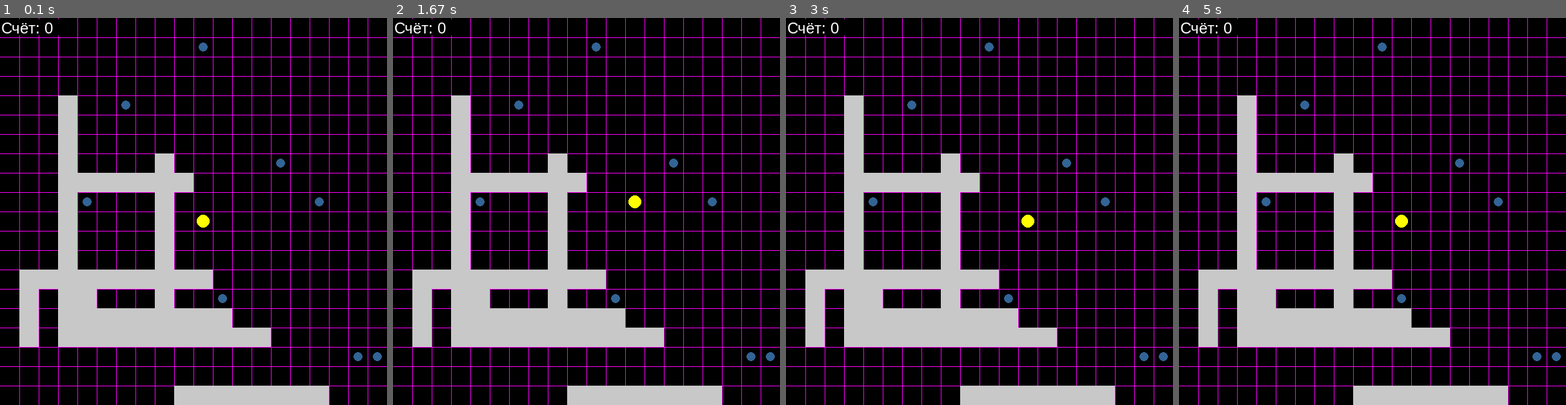
Above: before the commit, frames 1-4 (left to right).
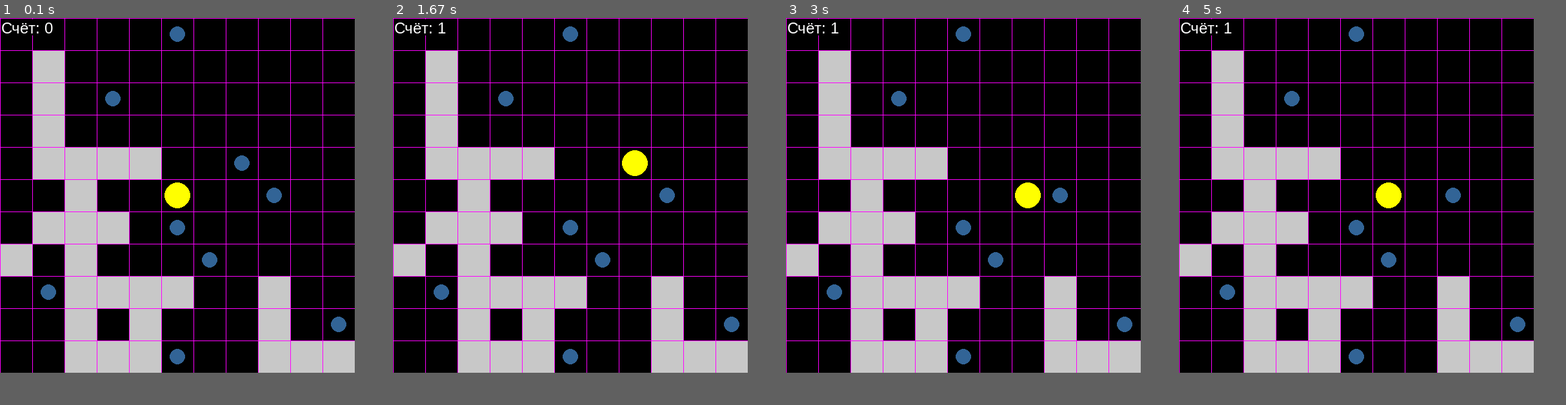
Above: after the commit, the same moments.

Repository: ryabinin13/pacman
Game: pygame game, started from main.py
The game is run twice, just before and just after one commit, with the same random seed, the same clock (stepped at 60 frames per second) and the same inputs.
Inputs:
- Up to frame 1 (0.1 s): no input
- Up to frame 2 (1.67 s): hold S 0.33-0.8 s; hold Right 0.33-0.8 s; hold Right 0.83-1.3 s; hold Up 1.33-1.63 s
- Up to frame 3 (3 s): hold Right 1.67-2.13 s; hold Left 2.17-2.7 s; hold Down from 2.73 s (still down)
- Up to frame 4 (5 s): release Down at 3.03 s; hold Left 3.07-3.47 s; hold Up 3.5-3.87 s; hold Right 3.9-4.53 s; hold Down 4.57-4.93 s; hold Left from 4.97 s (still down)
In our replay, the window is 600x600 before the commit and 550x550 after it. These sizes can differ from the game's own. Grey fills any space a smaller window leaves; there, only what the larger window draws over its background counts as a difference.

The runs differ from the first frame. In frame 1, 29% of the frame differs, in the area x 0-100%, y 0-100%; in frame 2, 29%; in frame 3, 29%; in frame 4, 29%.

Commit message:
fix наград, они больше не появляются в стенах

Diff:
--- a/main.py
+++ b/main.py
@@ -1,10 +1,7 @@
+import math
 import time
-
 import pygame
 import random
-import itertools
-import numpy as np
-import math
 pygame.init()
 
 score = 0 #счетчик очков
@@ -14,7 +11,7 @@
     def __init__(self, x, y):
         self.x = x
         self.y = y
-        self.size = 10
+        self.size = 20
         self.direction = 'right'
     def draw(self):
         pygame.draw.circle(sc, (255,255,0), (self.x, self.y), self.size)
@@ -23,127 +20,200 @@
         if self.direction == 'up':
             # Проверяем, есть ли стена на пути движения вверх
             for wall in walls:
-                if self.y - self.size >= wall[1]  and self.y - self.size <= wall[1] + 60 and self.x >= wall[0] and self.x <= wall[0] + 30:
-                    return
+                if self.y - self.size >= wall[1]  and self.y - self.size <= wall[1] + SIZE_ONE_CELL*2 and self.x >= wall[0] and self.x <= wall[0] + SIZE_ONE_CELL:
+                    return
+            if self.y <= SIZE_ONE_CELL:
+                return
             # Если стены нет, то изменяем координату y
             if self.y > 0:
                 self.y -= SIZE_ONE_CELL
         elif self.direction == 'down':
             # Проверяем, есть ли стена на пути движения вниз
             for wall in walls:
-                if self.y + self.size >= wall[1] - 30 and self.y + self.size <= wall[1] + 30 and self.x >= wall[0] and self.x <= wall[0] + 30:
-                    return
+                if self.y + self.size >= wall[1] - SIZE_ONE_CELL and self.y + self.size <= wall[1] + SIZE_ONE_CELL and self.x >= wall[0] and self.x <= wall[0] + SIZE_ONE_CELL:
+                    return
+            if self.y >=SIZE-SIZE_ONE_CELL:
+                return
             # Если стены нет, то изменяем координату y
             if self.y < SIZE - self.size:
                 self.y += SIZE_ONE_CELL
         elif self.direction == 'right':
             # Проверяем, есть ли стена на пути движения вправо
-            for wall in walls_unique:
-                if self.x + self.size >= wall[0] - 30 and self.x + self.size <= wall[0] + 30 and self.y >= wall[1] and self.y <= wall[1] +30:
-                    return
+            for wall in walls:
+                if self.x + self.size >= wall[0] - SIZE_ONE_CELL and self.x + self.size <= wall[0] + SIZE_ONE_CELL and self.y >= wall[1] and self.y <= wall[1] +SIZE_ONE_CELL:
+                    return
+            if self.x >=SIZE-SIZE_ONE_CELL:
+                return
             # Если стены нет, то изменяем координату x
             if self.x < SIZE - self.size:
                 self.x += SIZE_ONE_CELL
         elif self.direction == 'left':
             # Проверяем, есть ли стена на пути движения влево
-            for wall in walls_unique:
-                if self.x - self.size >= wall[0] and self.x - self.size <= wall[0] + 60 and self.y >= wall[1] and self.y <= wall[1] + 30:
-                    return
+            for wall in walls:
+                if self.x - self.size >= wall[0] and self.x - self.size <= wall[0] + SIZE_ONE_CELL*2 and self.y >= wall[1] and self.y <= wall[1] + SIZE_ONE_CELL:
+                    return
+            if self.x <=SIZE_ONE_CELL:
+                return
             # Если стены нет, то изменяем координату x
             if self.x > 0:
                 self.x -= SIZE_ONE_CELL
 
-pacman = Pacman(315,315)
-
-class Wall:
-    def __init__(self, x, y):
-        self.x = x
-        self.y = y
-        self.size = 30
-    def draw(self):
-        pygame.draw.rect(sc, (200, 200, 200), (coord[0], coord[1], SIZE_ONE_CELL, SIZE_ONE_CELL))
-
-SIZE = 600
+def add_data_to_file(data, filename):
+    try:
+        with open(filename, 'a') as file:
+            for d in data:
+                file.write(str(d) + ' ')
+            file.write('\n')
+    except:
+        print("Ошибка")
+
+def read_list_from_line(filename, line_number, separator=' '):
+    result = []
+    try:
+        with open(filename, 'r') as file:
+            lines = file.readlines()
+            line = lines[line_number-1].strip()
+            list_data = line.split(separator)
+            formatted_list = [x for x in list_data]
+            for item in formatted_list:
+                item = item.replace('[', '').replace(']', '')
+                result.append(item)
+                res = [int(item.replace(',', '')) for item in result]
+                r = list(zip(res[::2], res[1::2]))
+            return r
+
+    except:
+        print("Ошибка")
+
+def check_block(walls, random_XY):
+    for w1 in walls:
+        if (random_XY[0] - SIZE_ONE_CELL == w1[0]) and (random_XY[1] == w1[1]):
+            for w2 in walls:
+                if (random_XY[0] - SIZE_ONE_CELL == w2[0]) and (random_XY[1] - SIZE_ONE_CELL == w2[1]):
+                    for w3 in walls:
+                        if (random_XY[0] == w3[0]) and (random_XY[1] - SIZE_ONE_CELL == w3[1]):
+                            return True
+            for w4 in walls:
+                if (random_XY[0] - SIZE_ONE_CELL == w4[0]) and (random_XY[1] + SIZE_ONE_CELL == w4[1]):
+                    for w5 in walls:
+                        if (random_XY[0] == w5[0]) and (random_XY[1] + SIZE_ONE_CELL == w5[1]):
+                            return True
+    for w6 in walls:
+        if (random_XY[0] + SIZE_ONE_CELL == w6[0]) and (random_XY[1] == w6[1]):
+            for w7 in walls:
+                if (random_XY[0] + SIZE_ONE_CELL == w7[0]) and (random_XY[1] - SIZE_ONE_CELL == w7[1]):
+                    for w8 in walls:
+                        if (random_XY[0] == w8[0]) and (random_XY[1] - SIZE_ONE_CELL == w8[1]):
+                            return True
+            for w9 in walls:
+                if (random_XY[0] + SIZE_ONE_CELL == w9[0]) and (random_XY[1] + SIZE_ONE_CELL == w9[1]):
+                    for w10 in walls:
+                        if (random_XY[0] == w10[0]) and (random_XY[1] + SIZE_ONE_CELL == w10[1]):
+                            return True
+    return False
+
+
 FPS = 60
-SIZE_ONE_CELL = 30
-COUNT_OF_WALL =5
+COUNT_OF_CELL = 11
+SIZE_ONE_CELL = 50
+SIZE = COUNT_OF_CELL * SIZE_ONE_CELL
+COUNT_OF_WALL =8
 COUNT_OF_AWARDS = 10
 
+pacman = Pacman(SIZE/2, SIZE/2)
 sc = pygame.display.set_mode((SIZE, SIZE))
 pygame.display.set_caption('pacman')
 clock = pygame.time.Clock()
 
-for i in range(SIZE_ONE_CELL, SIZE):
+walls = []
+#строим стены
+
+for j in range(0, COUNT_OF_WALL):
+    random_XY = [random.randint(0, SIZE) for i in range(2)]
+    random_XY = [random_XY[i] - random_XY[i] % SIZE_ONE_CELL for i in range(2)]
+
+
+    if check_block(walls, random_XY) == False:
+        walls.append(random_XY)
+        pygame.draw.rect(sc, (200,200,200), (random_XY[0], random_XY[1], SIZE_ONE_CELL, SIZE_ONE_CELL))
+        random_right, random_left, random_up, random_down = [random.randint(0,4) for _ in range(4)]
+
+
+    for r in range(1, random_right):
+        coord = [random_XY[0] + r * SIZE_ONE_CELL, random_XY[1]]
+        if coord[0] > SIZE-SIZE_ONE_CELL:
+            continue
+        elif check_block(walls, coord) == False:
+            pygame.draw.rect(sc, (200, 200, 200), (coord[0], coord[1], SIZE_ONE_CELL, SIZE_ONE_CELL))
+            walls.append(coord)
+
+    for l in range(1, random_left):
+        coord = [random_XY[0] -l * SIZE_ONE_CELL, random_XY[1]]
+        if coord[0] < 0+SIZE_ONE_CELL:
+            continue
+        elif check_block(walls, coord) == False:
+            pygame.draw.rect(sc, (200, 200, 200), (coord[0], coord[1], SIZE_ONE_CELL, SIZE_ONE_CELL))
+            walls.append(coord)
+    for u in range(1, random_up):
+        coord = [random_XY[0], random_XY[1] -u * SIZE_ONE_CELL]
+        if coord[1] < 0+SIZE_ONE_CELL:
+            continue
+        elif check_block(walls, coord) == False:
+            pygame.draw.rect(sc, (200, 200, 200), (coord[0], coord[1], SIZE_ONE_CELL, SIZE_ONE_CELL))
+            walls.append(coord)
+    for d in range(1, random_down):
+        coord = [random_XY[0], random_XY[1] +d * SIZE_ONE_CELL]
+        if coord[1] > SIZE-SIZE_ONE_CELL:
+            continue
+        elif check_block(walls, coord) == False:
+            pygame.draw.rect(sc, (200, 200, 200), (coord[0], coord[1], SIZE_ONE_CELL, SIZE_ONE_CELL))
+            walls.append(coord)
+
+
+
+#walls_ = read_list_from_line('maps.txt', 8)
+#walls = []
+#for w in walls_:
+#    walls.append(list(w))
+walls_unique = list(set(tuple(w) for w in walls))
+print(len(walls_unique))
+
+for w in walls:
+    pygame.draw.rect(sc, (200,200,200), (w[0], w[1], SIZE_ONE_CELL, SIZE_ONE_CELL))
+
+#строим награды
+awards = []
+score_font = pygame.font.SysFont("Arial", 24)
+a = 0
+while( a != COUNT_OF_AWARDS ):
+    cross = False
+    random_XY = [random.randint(0, SIZE) for i in range(2)]
+    random_XY = [int(random_XY[i] - random_XY[i] % SIZE_ONE_CELL) for i in range(2)]
+    for wall in walls:
+        if random_XY == wall:
+            cross = True
+    if a != 0:
+        if awards[a-1] == random_XY:
+           cross = True
+    if cross == False:
+        random_XY = [int(random_XY[i] + SIZE_ONE_CELL/2) for i in range(2)]
+        pygame.draw.circle(sc, (50, 100, 150), (random_XY[0], random_XY[1]), SIZE_ONE_CELL / 4)
+        awards.append((random_XY[0], random_XY[1]))
+        a += 1
+#строим клетки
+for i in range(SIZE):
     if i % SIZE_ONE_CELL == 0:
         pygame.draw.line(sc, (255,0,255), (0,i),(SIZE,i), 1)
         pygame.draw.line(sc, (255, 0, 255), (i,0), (i,SIZE), 1)
 
-
-walls = []
-
-for j in range(0, COUNT_OF_WALL):
-    random_XY = [random.randint(0, SIZE) for i in range(2)]
-    random_XY = [random_XY[i] - random_XY[i] % SIZE_ONE_CELL for i in range(2)]
-
-    walls.append(random_XY)
-
-    pygame.draw.rect(sc, (200,200,200), (random_XY[0], random_XY[1], SIZE_ONE_CELL, SIZE_ONE_CELL))
-    random_right, random_left, random_up, random_down = [random.randint(0,10) for _ in range(4)]
-
-    for r in range(1, random_right):
-        coord = [random_XY[0] + r * SIZE_ONE_CELL, random_XY[1]]
-        if coord[0] > SIZE-100:
-            continue
-        pygame.draw.rect(sc, (200, 200, 200), (coord[0], coord[1], SIZE_ONE_CELL, SIZE_ONE_CELL))
-        walls.append(coord)
-    for l in range(1, random_left):
-        coord = [random_XY[0] -l * SIZE_ONE_CELL, random_XY[1]]
-        if coord[0] < 0+100:
-            continue
-        pygame.draw.rect(sc, (200, 200, 200), (coord[0], coord[1], SIZE_ONE_CELL, SIZE_ONE_CELL))
-        walls.append(coord)
-    for u in range(1, random_up):
-        coord = [random_XY[0], random_XY[1] -u * SIZE_ONE_CELL]
-        if coord[1] < 0+100:
-            continue
-        pygame.draw.rect(sc, (200, 200, 200), (coord[0], coord[1], SIZE_ONE_CELL, SIZE_ONE_CELL))
-        walls.append(coord)
-    for d in range(1, random_down):
-        coord = [random_XY[0], random_XY[1] +d * SIZE_ONE_CELL]
-        if coord[1] > SIZE-100:
-            continue
-        pygame.draw.rect(sc, (200, 200, 200), (coord[0], coord[1], SIZE_ONE_CELL, SIZE_ONE_CELL))
-        walls.append(coord)
-
-walls_unique = list(set(tuple(w) for w in walls))
-
-dots = []
-
-for awards in range(COUNT_OF_AWARDS):
-    score_font = pygame.font.SysFont("Arial", 24)
-    cross = False
-    random_XY = [random.randint(0, SIZE) for i in range(2)]
-    random_XY = [random_XY[i] - random_XY[i] % SIZE_ONE_CELL for i in range(2)]
-    for wall in walls:
-        if random_XY == wall:
-            cross = True
-            break
-    if cross == False:
-        random_XY = [random_XY[i] + SIZE_ONE_CELL/2 for i in range(2)]
-        pygame.draw.circle(sc, (50, 100, 150), (random_XY[0], random_XY[1]), SIZE_ONE_CELL / 4)
-        dots.append(random_XY)
-
-
 def score_count():
     global score
-    for dot in dots:
-        if(int(dot[0]) == pacman.x and int(dot[1]) == pacman.y):
-            dots.remove(dot)
+    for a in awards:
+        if(int(a[0]) == pacman.x and int(a[1]) == pacman.y):
+            awards.remove(a)
             score += 1
     score_text = score_font.render("Счёт: {}".format(score), True, (255, 255, 255))  # для отображения
-    sc.blit(score_text, (2, 2))                                                    # счета
-
-#print(len(walls_unique))
+    sc.blit(score_text, (2, 2))
 
 pacman.draw()
 
@@ -152,14 +222,7 @@
     for event in pygame.event.get():
         if event.type == pygame.QUIT:
             exit()
-        elif score == COUNT_OF_AWARDS -1 :
-            sc.fill((0,0,0))
-            game_over_text = game_over_font.render("Вы выиграли!", True,(255, 255, 255))  # для отображения
-            sc.blit(game_over_text, (350, 350))
-            time.sleep(10)
-            exit()
         elif event.type == pygame.KEYDOWN:
-            print(pacman.x, " ", pacman.y)
             if event.key == pygame.K_RIGHT:
                 pacman.direction = "right"
                 pacman.move()
@@ -172,7 +235,9 @@
             elif event.key == pygame.K_DOWN:
                 pacman.direction = "down"
                 pacman.move()
-    pygame.draw.rect(sc, (0,0,0), (2, 2, 90, 25))
+            elif event.key == pygame.K_s:
+                add_data_to_file(walls, 'maps.txt')
+    pygame.draw.rect(sc, (0, 0, 0), (2, 2, 90, 25))
     score_count()
     pacman.draw()
     pygame.display.flip()
